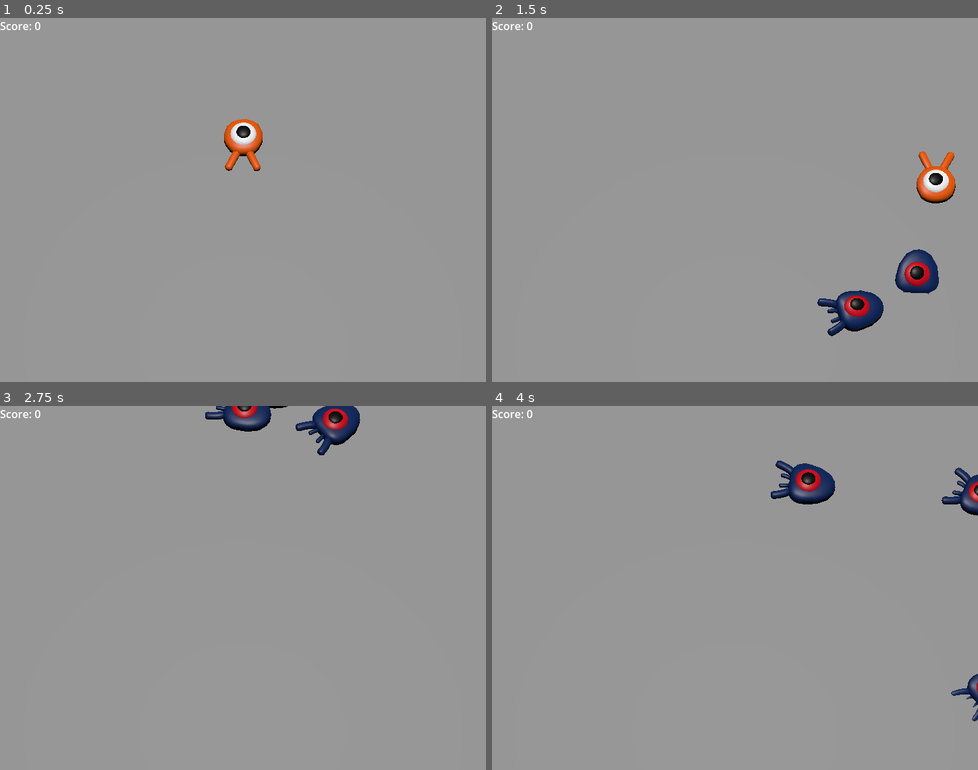
Above: before the commit, frames 1-4 (two rows, left to right).
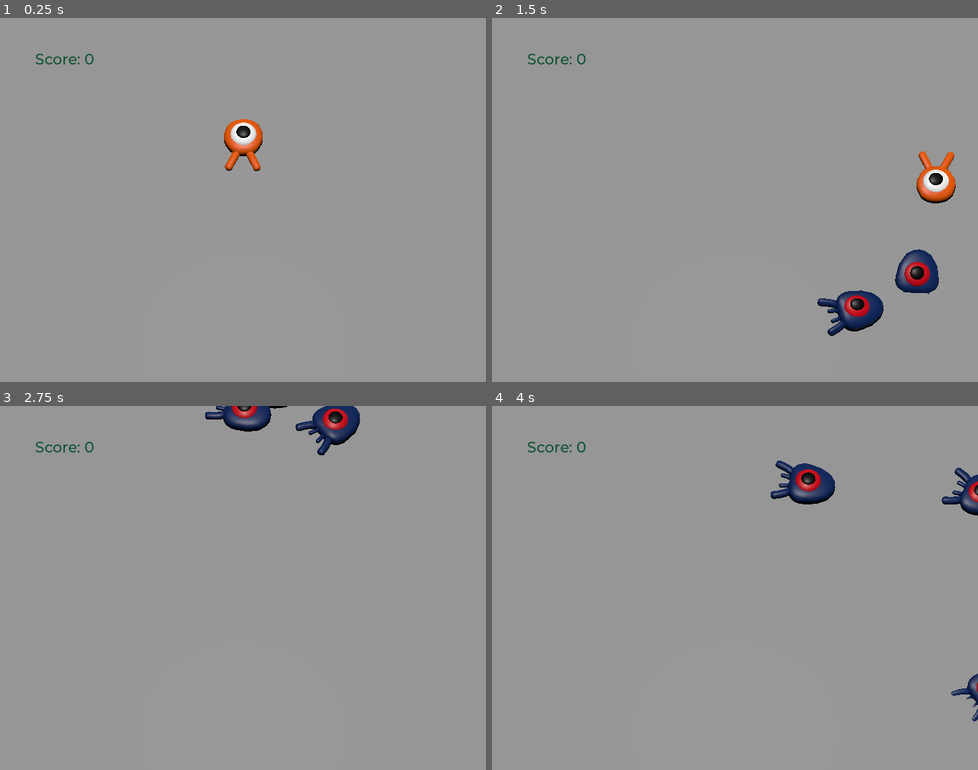
Above: after the commit, the same moments.

Repository: Selenestica/GODOTSquashTheCreeps
Game: Godot game, scene res://main.tscn
Two runs of this game, one before a commit and one after it. Both use one fixed random seed, a clock stepped at 60 frames per second and the inputs below.
Inputs:
- Up to frame 1 (0.25 s): no input
- Up to frame 2 (1.5 s): tap Enter at 0.5 s; hold Right (move_right) 0.53-1.28 s; tap Space (jump) at 0.77 s; hold Down (move_back) from 1.28 s (still down)
- Up to frame 3 (2.75 s): tap Space (jump) at 1.52 s; release Down (move_back) at 2.03 s; hold Right (move_right) from 2.03 s (still down)
- Up to frame 4 (4 s): release Right (move_right) at 2.78 s; hold Up (move_forward) 2.78-3.53 s; tap Space (jump) at 3.02, 3.77 s; hold Left (move_left) from 3.53 s (still down)

The runs differ from the first frame. In frame 1, 0.2% of the frame differs, in the area x 0-20%, y 1-13%; in frame 2, 0.2%; in frame 3, 0.2%; in frame 4, 0.2%.

Commit message:
added scoring system

Diff:
--- a/main.gd
+++ b/main.gd
@@ -19,6 +19,9 @@
 	# Spawn the mob by adding it to the Main scene.
 	add_child(mob)
 
+	# We connect the mob to the score label to update the score upon squashing one.
+	mob.squashed.connect($UserInterface/ScoreLabel._on_mob_squashed.bind())
+
 
 func _on_player_hit() -> void:
 	$MobTimer.stop()
--- a/main.tscn
+++ b/main.tscn
@@ -1,8 +1,10 @@
-[gd_scene load_steps=9 format=3 uid="uid://c1gc8f7c61c4m"]
+[gd_scene load_steps=12 format=3 uid="uid://c1gc8f7c61c4m"]
 
 [ext_resource type="Script" path="res://main.gd" id="1_0eits"]
 [ext_resource type="PackedScene" uid="uid://bvqliwqghgwru" path="res://player.tscn" id="1_nsw7u"]
 [ext_resource type="PackedScene" uid="uid://d2kcmrhja2dg5" path="res://mob.tscn" id="2_1ew2y"]
+[ext_resource type="FontFile" uid="uid://bjylrc4rv2f2p" path="res://fonts/Montserrat-Medium.ttf" id="4_241y8"]
+[ext_resource type="Script" path="res://score_label.gd" id="5_waarw"]
 
 [sub_resource type="BoxShape3D" id="BoxShape3D_ynyoa"]
 size = Vector3(60, 2, 60)
@@ -22,6 +24,10 @@
 "tilts": PackedFloat32Array(0, 0, 0, 0)
 }
 point_count = 4
+
+[sub_resource type="Theme" id="Theme_hegs7"]
+default_font = ExtResource("4_241y8")
+default_font_size = 22
 
 [node name="Main" type="Node"]
 script = ExtResource("1_0eits")
@@ -88,9 +94,14 @@
 
 [node name="ScoreLabel" type="Label" parent="UserInterface"]
 layout_mode = 0
-offset_right = 40.0
-offset_bottom = 23.0
+offset_left = 52.0
+offset_top = 47.0
+offset_right = 113.0
+offset_bottom = 70.0
+theme = SubResource("Theme_hegs7")
+theme_override_colors/font_color = Color(0.0657844, 0.330037, 0.208546, 1)
 text = "Score: 0"
+script = ExtResource("5_waarw")
 
 [connection signal="hit" from="Player" to="." method="_on_player_hit"]
 [connection signal="timeout" from="MobTimer" to="." method="_on_mob_timer_timeout"]
--- /dev/null
+++ b/score_label.gd
@@ -0,0 +1,7 @@
+extends Label
+
+var score = 0
+
+func _on_mob_squashed():
+	score += 1
+	text = "Score: %s" % score
